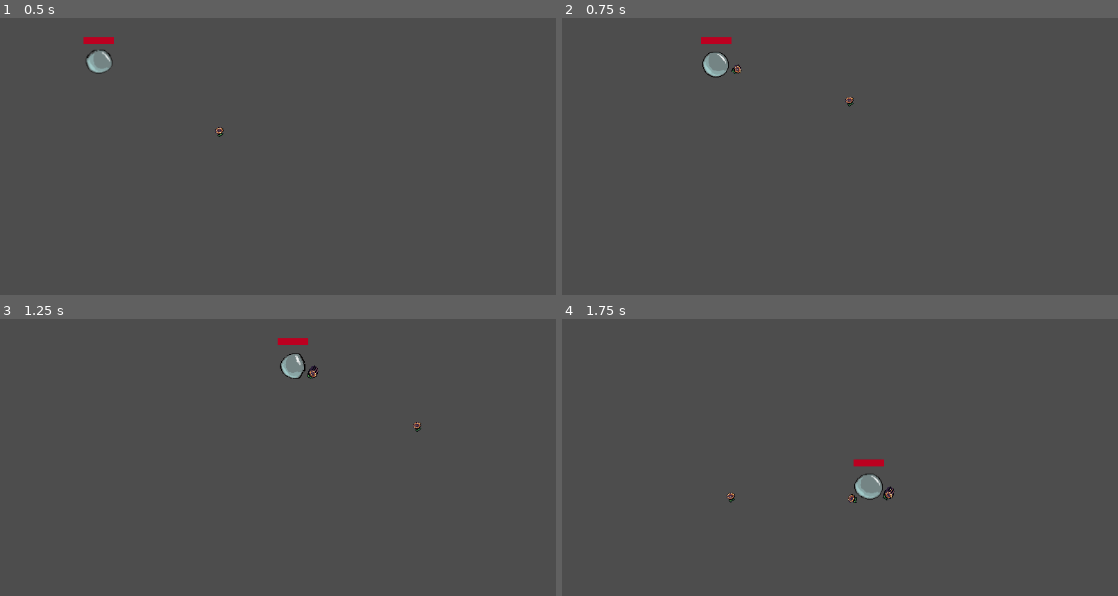
Above: before the commit, frames 1-4 (two rows, left to right).
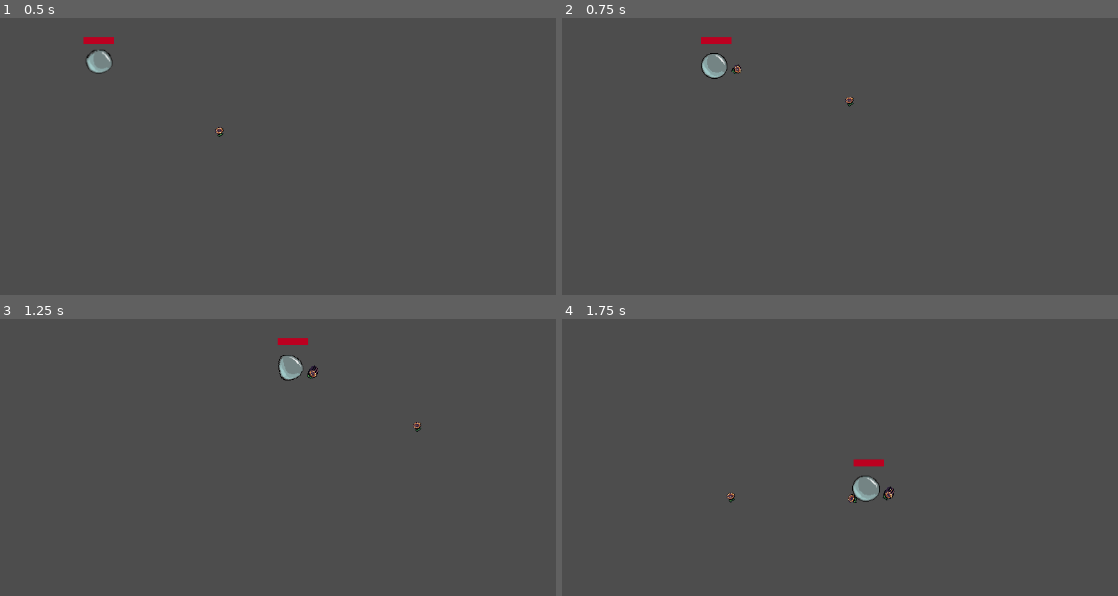
Above: after the commit, the same moments.

Repository: ConnorTamme/Bubble-Power
Game: Godot game, scene res://player.tscn
Same seed, same stepped clock (60 frames per second), same inputs: the game is played once before the commit and once after it.
Inputs (mouse positions are in pixels of both pictures, inside the frame that each line leads up to):
- Up to frame 1 (0.5 s): no input
- Up to frame 2 (0.75 s): move the mouse to (1034, 153) at 0.52 s; press the mouse at (1034, 153) at 0.53 s; hold D (p1_right) from 0.53 s (still down)
- Up to frame 3 (1.25 s): keep holding D (p1_right)
- Up to frame 4 (1.75 s): move the mouse to (701, 499) at 1.27 s; release D (p1_right) at 1.28 s; release the mouse at (701, 499) at 1.28 s; hold S (p1_down) from 1.28 s (still down); tap Ctrl (p1_sneak) at 1.35 s

Frame 1 is identical in both runs. In frame 2, 0.2% of the frame differs, in the area x 25-31%, y 12-23%; in frame 3, 0.2%; in frame 4, 0.2%, in the area x 52-58%, y 55-67%.

Commit message:
fixed player left/right error

Diff:
--- a/player.tscn
+++ b/player.tscn
@@ -4,9 +4,8 @@
 [ext_resource type="Texture2D" uid="uid://d2o7uo1vd8akm" path="res://yellowNinja_idle.png" id="1_kq2au"]
 [ext_resource type="PackedScene" uid="uid://cwvedr0w82n7i" path="res://projectile.tscn" id="2_v24g0"]
 [ext_resource type="Texture2D" uid="uid://b7g8cwsdc1vqw" path="res://bubbles.png" id="3_po64j"]
-[ext_resource type="Texture2D" uid="uid://dbhrsjave3biw" path="res://walk_left_player.png" id="5_ad1qb"]
-[ext_resource type="Texture2D" uid="uid://bsky611qhf3j2" path="res://walk_right_player.png" id="6_6yr57"]
-
+[ext_resource type="Texture2D" uid="uid://dbhrsjave3biw" path="res://walk_right_player.png" id="5_ad1qb"]
+[ext_resource type="Texture2D" uid="uid://bsky611qhf3j2" path="res://walk_left_player.png" id="6_6yr57"]
 
 [sub_resource type="RectangleShape2D" id="RectangleShape2D_se44r"]
 size = Vector2(20, 36)
@@ -63,6 +62,22 @@
 atlas = ExtResource("1_kq2au")
 region = Rect2(941, 60, 36, 36)
 
+[sub_resource type="AtlasTexture" id="AtlasTexture_2cj1g"]
+atlas = ExtResource("6_6yr57")
+region = Rect2(5, 5, 48, 46)
+
+[sub_resource type="AtlasTexture" id="AtlasTexture_vqowf"]
+atlas = ExtResource("6_6yr57")
+region = Rect2(53, 5, 48, 46)
+
+[sub_resource type="AtlasTexture" id="AtlasTexture_5h56d"]
+atlas = ExtResource("6_6yr57")
+region = Rect2(101, 5, 48, 46)
+
+[sub_resource type="AtlasTexture" id="AtlasTexture_h43q6"]
+atlas = ExtResource("6_6yr57")
+region = Rect2(5, 51, 48, 46)
+
 [sub_resource type="AtlasTexture" id="AtlasTexture_nj7lx"]
 atlas = ExtResource("5_ad1qb")
 region = Rect2(5, 5, 48, 46)
@@ -77,22 +92,6 @@
 
 [sub_resource type="AtlasTexture" id="AtlasTexture_p3xth"]
 atlas = ExtResource("5_ad1qb")
-region = Rect2(5, 51, 48, 46)
-
-[sub_resource type="AtlasTexture" id="AtlasTexture_2cj1g"]
-atlas = ExtResource("6_6yr57")
-region = Rect2(5, 5, 48, 46)
-
-[sub_resource type="AtlasTexture" id="AtlasTexture_vqowf"]
-atlas = ExtResource("6_6yr57")
-region = Rect2(53, 5, 48, 46)
-
-[sub_resource type="AtlasTexture" id="AtlasTexture_5h56d"]
-atlas = ExtResource("6_6yr57")
-region = Rect2(101, 5, 48, 46)
-
-[sub_resource type="AtlasTexture" id="AtlasTexture_h43q6"]
-atlas = ExtResource("6_6yr57")
 region = Rect2(5, 51, 48, 46)
 
 [sub_resource type="SpriteFrames" id="SpriteFrames_uu36j"]
@@ -148,6 +147,23 @@
 }, {
 "frames": [{
 "duration": 1.0,
+"texture": SubResource("AtlasTexture_2cj1g")
+}, {
+"duration": 1.0,
+"texture": SubResource("AtlasTexture_vqowf")
+}, {
+"duration": 1.0,
+"texture": SubResource("AtlasTexture_5h56d")
+}, {
+"duration": 1.0,
+"texture": SubResource("AtlasTexture_h43q6")
+}],
+"loop": true,
+"name": &"walk_left",
+"speed": 5.0
+}, {
+"frames": [{
+"duration": 1.0,
 "texture": SubResource("AtlasTexture_nj7lx")
 }, {
 "duration": 1.0,
@@ -158,23 +174,6 @@
 }, {
 "duration": 1.0,
 "texture": SubResource("AtlasTexture_p3xth")
-}],
-"loop": true,
-"name": &"walk_left",
-"speed": 5.0
-}, {
-"frames": [{
-"duration": 1.0,
-"texture": SubResource("AtlasTexture_2cj1g")
-}, {
-"duration": 1.0,
-"texture": SubResource("AtlasTexture_vqowf")
-}, {
-"duration": 1.0,
-"texture": SubResource("AtlasTexture_5h56d")
-}, {
-"duration": 1.0,
-"texture": SubResource("AtlasTexture_h43q6")
 }],
 "loop": true,
 "name": &"walk_right",
@@ -198,7 +197,7 @@
 [node name="AnimatedSprite2D" type="AnimatedSprite2D" parent="."]
 position = Vector2(-2, 2)
 sprite_frames = SubResource("SpriteFrames_uu36j")
-animation = &"walk_left"
+animation = &"walk_right"
 
 [node name="ShotTimer" type="Timer" parent="."]
 one_shot = true
Binary file changed: walk_left_player.png
Binary file changed: walk_right_player.png
